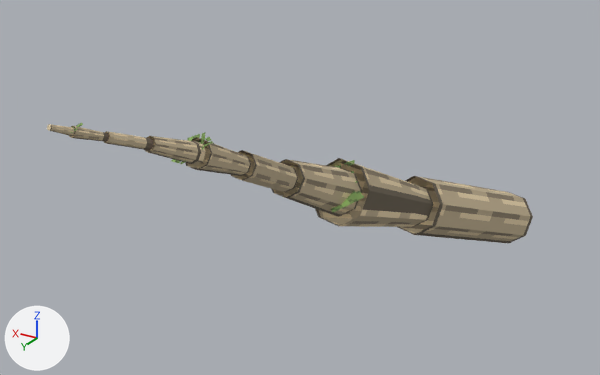
An edit to the glTF model to-rust-as-we-fall/resources/models/flora/flora_climbvine.gltf, drawn before and after from the same camera.
Rendered twice from a 50 mm camera at (-0.405, 1.459, 0.689) aimed at (0.145, 0.542, 0.231). The axes (+X, +Y, +Z) are drawn at lower left. The lights are the same throughout. The first picture is the older version. Both versions are drawn at frame 58 of the action 'climbvine_wither'; the numbers are the values there. Vertices at exactly the same position are counted once.

Objects in the first picture: 'ClimbvineRigged'.
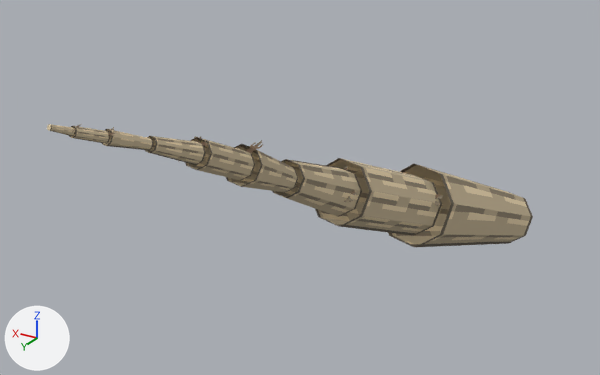
Commit message: fix: the Climbvine keeps enough whorls for the flush to travel along

The change, as JSON lines over the scene's bpy script:
```json
{"block": "me_climbvinerigged", "where": "# used by ob_climbvinerigged; location = (0.0, 0.0, 0.0)"}
{"op": "remove", "block": "me_climbvinerigged", "code": "me_climbvinerigged.from_pydata(...)  # 220 vertices, 194 faces; spans x -0.047..0.173, y -0.021..1.023, z -0.044..0.473"}
{"op": "add", "block": "me_climbvinerigged", "code": "me_climbvinerigged.from_pydata(...)  # 292 vertices, 230 faces; spans x -0.047..0.174, y -0.021..1.023, z -0.044..0.473"}
{"block": "me_climbvinerigged", "change": "me_climbvinerigged part 1"}
{"block": "me_climbvinerigged", "change": "16 vertices move from x 0.026..0.118, y 0.284..0.325, z 0.086..0.17 to x 0.007..0.137, y 0.275..0.333, z 0.068..0.188"}
{"block": "me_climbvinerigged", "change": "12 vertices are added at x 0.0..0.174, y 0.215..0.375, z 0.112..0.166"}
{"block": "me_climbvinerigged", "change": "6 new faces join them"}
{"block": "me_climbvinerigged", "change": "me_climbvinerigged part 2"}
{"block": "me_climbvinerigged", "change": "17 vertices are removed from x 0.056..0.085, y 0.781..0.971, z 0.352..0.452"}
{"block": "me_climbvinerigged", "change": "60 faces are deleted"}
{"block": "me_climbvinerigged", "change": "4 vertices move from x 0.054..0.085, y 0.785..0.792, z 0.361..0.366 to x 0.048..0.092, y 0.783..0.793, z 0.36..0.367"}
{"block": "me_climbvinerigged", "change": "45 vertices are added at x 0.048..0.105, y 0.751..0.979, z 0.344..0.456"}
{"block": "me_climbvinerigged", "change": "74 new faces join them"}
{"block": "me_climbvinerigged", "change": "me_climbvinerigged part 3: 89 kept faces spanning x -0.047..0.173, y -0.012..1.006, z -0.044..0.467 get new texture (UV) coordinates"}
{"block": "me_climbvinerigged", "change": "other edits to the shape of me_climbvinerigged do not show in these pictures"}
```

Location of each change, (x1, y1, x2, y2) in pixels of the pictures (600 x 375 px; the box of a moved part takes in the faces that stretch with it):
```json
{"object": "ClimbvineRigged", "change": "reshaped", "before": [47, 122, 533, 243], "after": [47, 124, 533, 247]}
{"part": 1, "of": "me_climbvinerigged", "change": "moved or reshaped", "before": [315, 158, 533, 243], "after": [315, 158, 533, 247]}
{"part": 2, "of": "me_climbvinerigged", "change": "moved or reshaped", "before": [69, 126, 298, 192], "after": [69, 126, 298, 192]}
{"part": 3, "of": "me_climbvinerigged", "change": "surface changed", "before": [73, 122, 434, 227], "after": [72, 124, 442, 236]}
```
